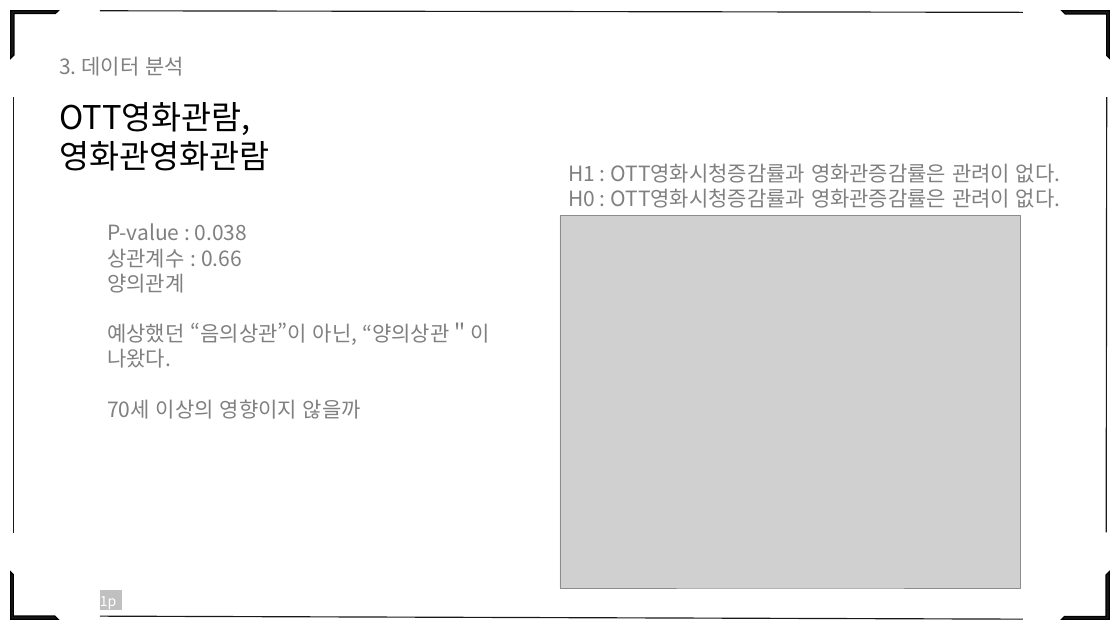
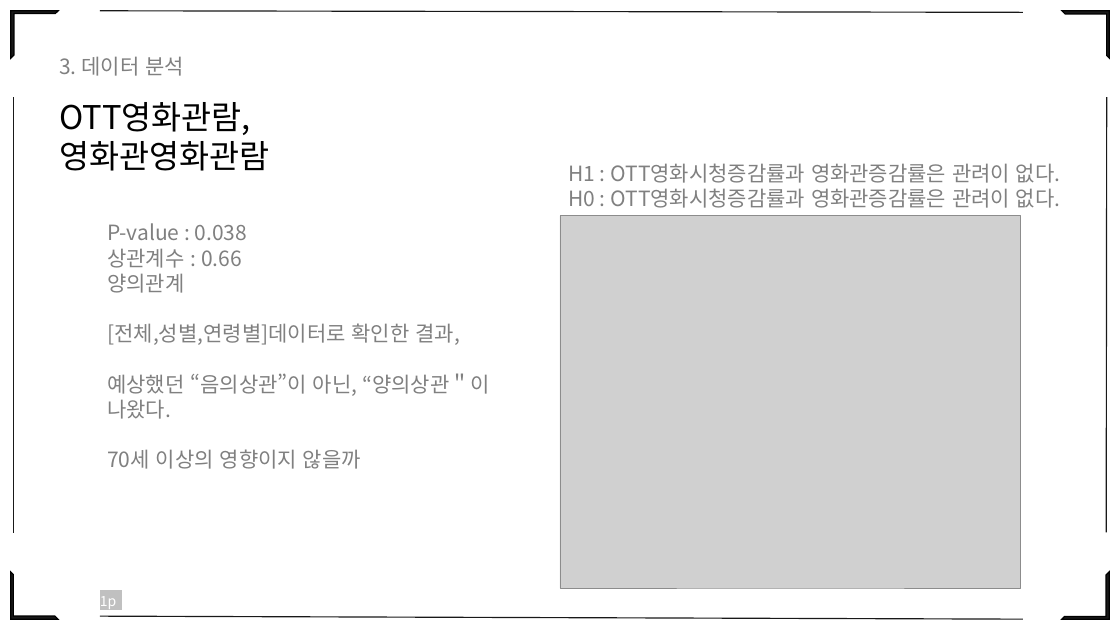
Before and after one commit to eesomin/midproject, a slide deck: slide 19 of jdh1/PPT_0_TEAM2.pptx. Drawn at 1120x630 pixels with LibreOffice and Linux fonts; fonts in the diff are those of the drawing; grey boxes stand for pictures. Boxes give left, top, right and bottom in pixels: in the first picture for what was removed or moved away, otherwise in the second. Text is boxed around its words. In the diff, an @@ line names an element or a change of style, - is before the commit and + after.

```diff
--- a/jdh1/PPT_0_TEAM2.pptx
+++ b/jdh1/PPT_0_TEAM2.pptx
@@ text at <box>107,323,459,345</box>: paragraph added @@
+[전체,성별,연령별]데이터로 확인한 결과,
```
Also in this commit, not shown: 2 other slides changed, 1 other file.
